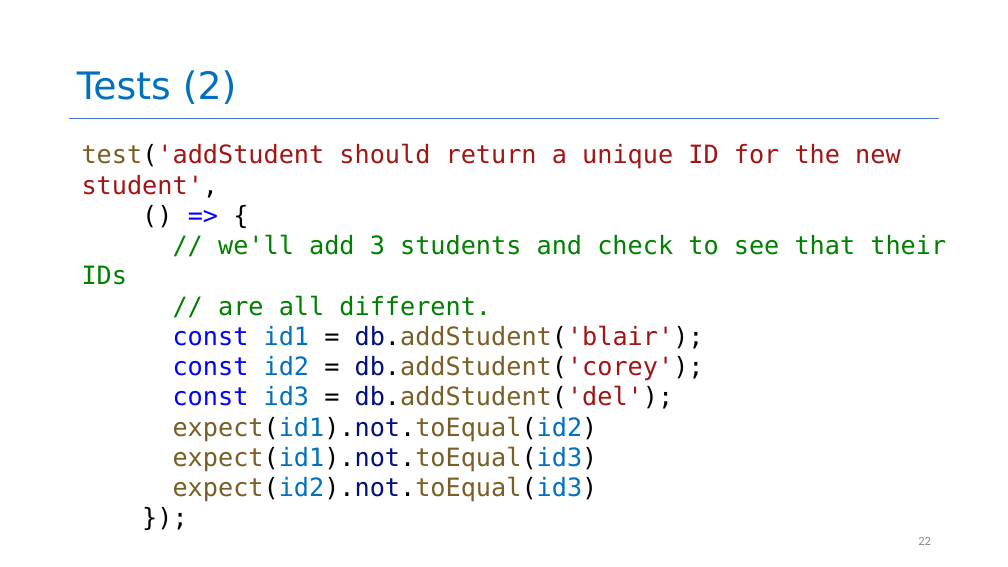
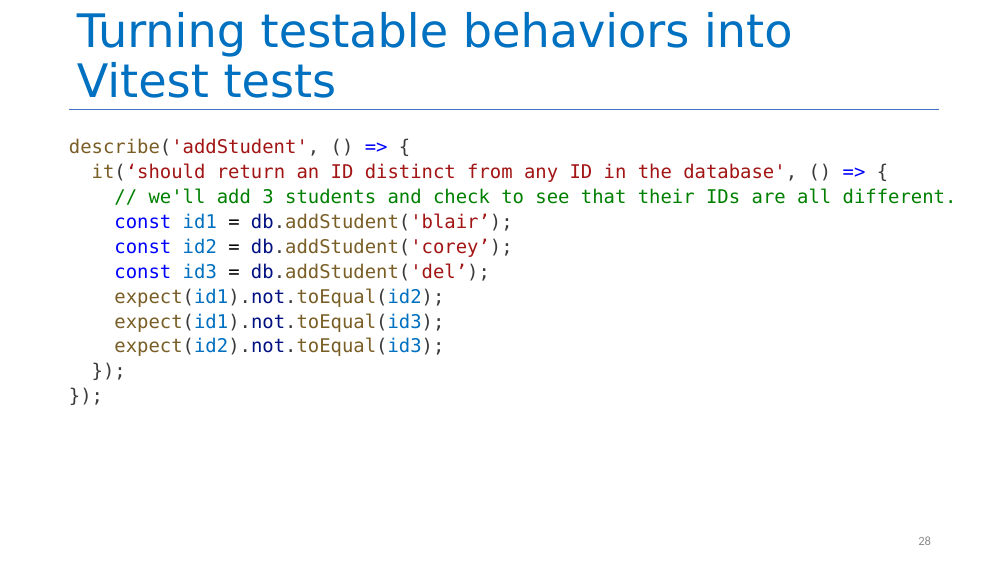
Before and after one commit to neu-se/CS4530-Spring-2026, a slide deck: slide 28 of Slides/Module 02 From Requirements to Code.pptx (slide 22 before the commit). Drawn at 1008x567 pixels with LibreOffice and Linux fonts; fonts in the diff are those of the drawing. Boxes give left, top, right and bottom in pixels: in the first picture for what was removed or moved away, otherwise in the second. Text is boxed around its words. In the diff, an @@ line names an element or a change of style, - is before the commit and + after.

```diff
--- a/Slides/Module 02 From Requirements to Code.pptx
+++ b/Slides/Module 02 From Requirements to Code.pptx
@@ title at (x1=77, y1=12, x2=792, y2=98): text changed; size 36 to 44 pt @@
-Tests (2)
+Turning testable behaviors into Vitest tests
@@ line moved from (70, 118) - (939, 118) to (70, 110) - (939, 110) @@
@@ text at (x1=69, y1=138, x2=957, y2=356): paragraph added @@
+});
@@ text "describe('addStudent', () => {" moved from (x1=82, y1=143, x2=946, y2=502) to (x1=69, y1=138, x2=957, y2=356) @@
@@ text "describe('addStudent', () => {" at (x1=69, y1=138, x2=957, y2=356): size 24 to 18 pt, text colour #000000 to #3B3B3B in "});"; line spacing 1 to 1.1 @@
@@ text at (x1=69, y1=138, x2=957, y2=356): text changed; size 24 to 18 pt @@
-test('addStudent should return a unique ID for the new student',
-() => {
-// we'll add 3 students and check to see that their IDs
-// are all different.
-const id1 = db.addStudent('blair');
-const id2 = db.addStudent('corey');
-const id3 = db.addStudent('del');
-expect(id1).not.toEqual(id2)
-expect(id1).not.toEqual(id3)
-expect(id2).not.toEqual(id3)
+describe('addStudent', () => {
+it(‘should return an ID distinct from any ID in the database', () => {
+// we'll add 3 students and check to see that their IDs are all different.
+const id1 = db.addStudent('blair’);
+const id2 = db.addStudent('corey’);
+const id3 = db.addStudent('del’);
+expect(id1).not.toEqual(id2);
+expect(id1).not.toEqual(id3);
+expect(id2).not.toEqual(id3);
@@ page number at (x1=918, y1=536, x2=931, y2=545): text changed @@
-22
+28
```
Also in this commit, not shown: 11 other slides changed, 19 slides added, 15 slides removed, 1 other file.
